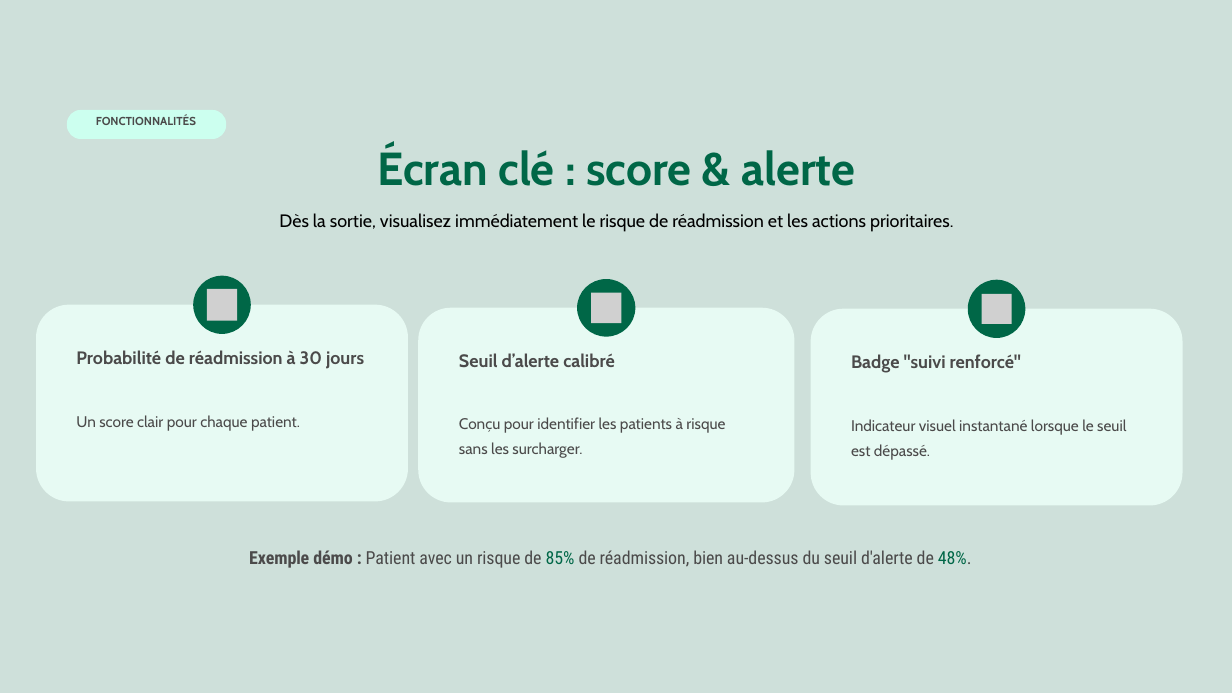
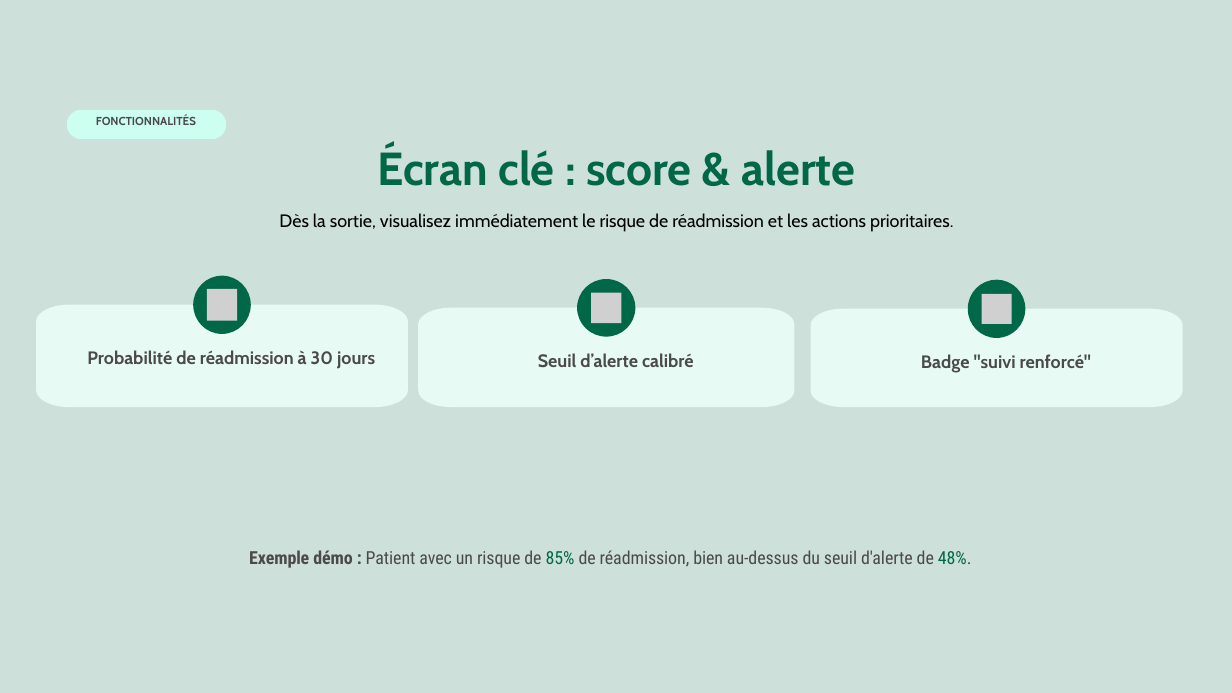
Before and after one commit to Leo-Segalini/CISIA---Sujet-Sante-, a slide deck: slide 6 of Projet_CISIALSB.pptx (slide 8 before the commit). Drawn at 1232x693 pixels with LibreOffice and Linux fonts; fonts in the diff are those of the drawing; grey boxes stand for pictures; background and template pictures are left out. Boxes give left, top, right and bottom in pixels: in the first picture for what was removed or moved away, otherwise in the second. Text is boxed around its words. In the diff, an @@ line names an element or a change of style, - is before the commit and + after.

```diff
--- a/Projet_CISIALSB.pptx
+++ b/Projet_CISIALSB.pptx
@@ freeform shape: place and size @@
-freeform shape at <box>36,305,408,501</box>
+freeform shape at <box>36,305,408,407</box>
@@ freeform shape: place and size @@
-freeform shape at <box>418,308,795,503</box>
+freeform shape at <box>418,308,795,407</box>
@@ freeform shape: place and size @@
-freeform shape at <box>811,309,1183,505</box>
+freeform shape at <box>811,309,1183,407</box>
@@ alignment left to centre in 3 elements at <box>538,353,694,367</box>, <box>87,350,375,369</box>, <box>921,354,1091,373</box> @@
@@ text removed at <box>76,415,300,431</box> @@
-Un score clair pour chaque patient.
@@ text removed at <box>459,417,725,458</box> @@
-Conçu pour identifier les patients à risque
-sans les surcharger.
@@ text removed at <box>851,419,1126,460</box> @@
-Indicateur visuel instantané lorsque le seuil
-est dépassé.
```
Also in this commit, not shown: 4 other slides changed, 2 slides added, 9 slides removed, 1 other file.
